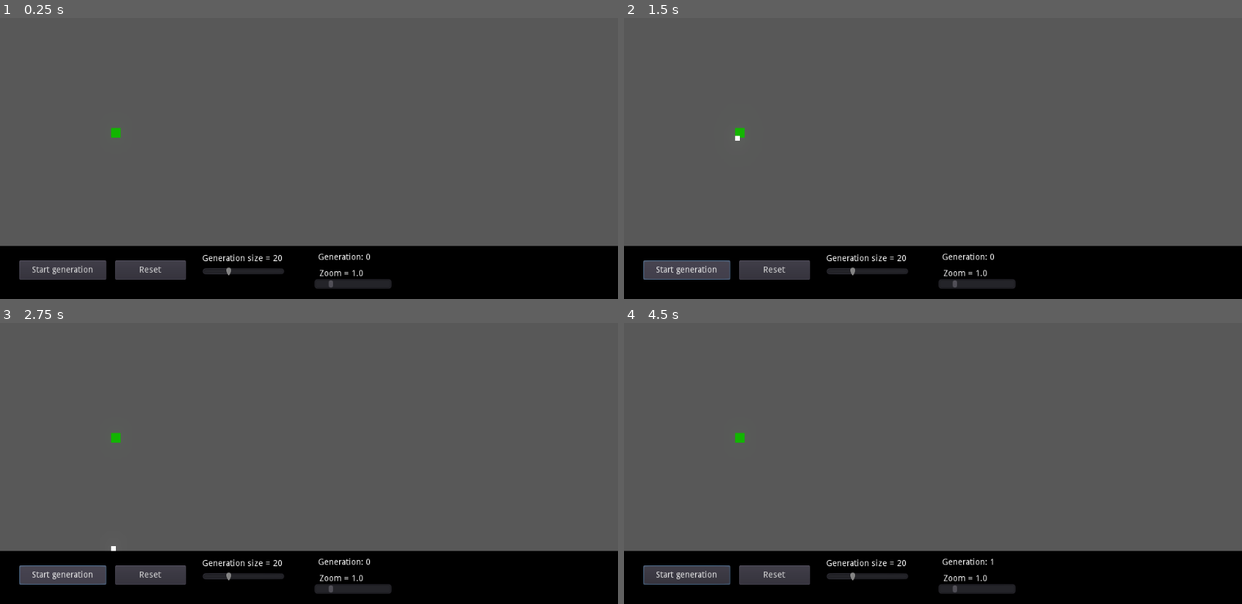
Above: before the commit, frames 1-4 (two rows, left to right).
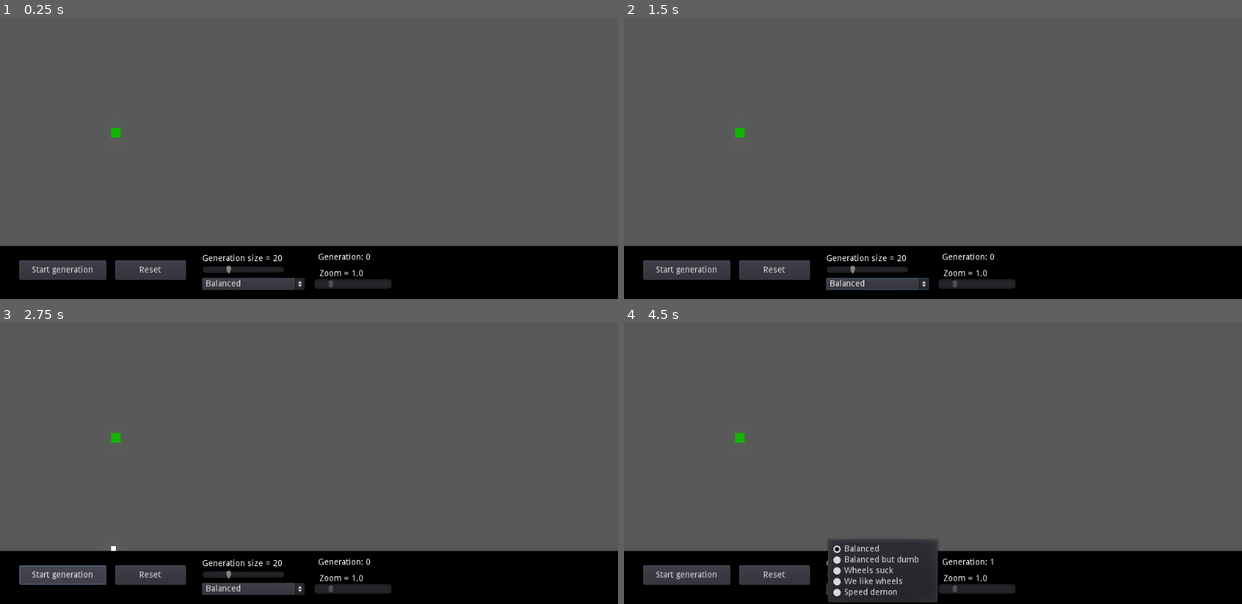
Above: after the commit, the same moments.

Repository: ron0studios/Evolving-Cars
Game: Godot game, scene res://game.tscn
Same seed, same stepped clock (60 frames per second), same inputs: the game is played once before the commit and once after it.
Inputs (mouse positions are in pixels of both pictures, inside the frame that each line leads up to):
- Up to frame 1 (0.25 s): no input
- Up to frame 2 (1.5 s): click (877, 284) at 0.5 s, where only the run after the commit has a clickable "Balanced"; click "Start generation" at 1.25 s
- Up to frame 3 (2.75 s): click "Start generation" at 2 s
- Up to frame 4 (4.5 s): click (877, 589) at 2.75 s, where only the run after the commit has a clickable "Balanced"; click "Start generation" at 3.5 s; click (877, 589) at 4.25 s, where only the run after the commit has a clickable "Balanced"

The runs differ from the first frame. In frame 1, 0.8% of the frame differs, in the area x 32-50%, y 88-97%; in frame 2, 1.0%; in frame 3, 0.8%; in frame 4, 3.8%, in the area x 3-51%, y 76-100%.
Error before the commit: Invalid operands 'Nil' and 'float' in operator '/'. (res://Genetic.gd:146)

Commit message:
Fitness options button

Diff:
--- a/Genetic.gd
+++ b/Genetic.gd
@@ -8,6 +8,7 @@
 var generations = []
 var genfitness = []
 var gensize = 20 # size per generation
+var fitness_id = 0
 
 
 func randomgen():# generates a completely random first generation
@@ -143,11 +144,17 @@
 func fitness(distance, wheelsum, lifetime):
 	var endpoint = get_tree().get_root().get_node("game/end").rect_global_position.x
 
-	return (distance/endpoint) - (lifetime/40) - (wheelsum/8)
-	#return pow(distance,3)-pow(wheelsum*10,2)-pow(lifetime*90,3) # all factors
-	#return pow(distance,3)-pow(lifetime*90,3) # we dont care about wheels
-	#return pow(wheelsum,2) # we like wheels
-	#return -lifetime # we only care about speed
+	match fitness_id:
+		0:
+			return (distance/endpoint) - (lifetime/40) - (wheelsum/8) # all factors
+		1:
+			return pow(distance,3)-pow(wheelsum*10,2)-pow(lifetime*90,3) # all factors but bad
+		2:
+			return pow(distance,3)-pow(lifetime*90,3) # we dont care about wheels
+		3:
+			return wheelsum # we like wheels
+		4:
+			return -lifetime # we only care about speed
 
 
 func _enter_tree():
--- a/game.gd
+++ b/game.gd
@@ -6,6 +6,13 @@
 
 func _ready():
 	Engine.time_scale = 3
+
+	# WHY ARE OPTION BUTTONS BROKEY
+	$HUD/FitnessButton.add_item("Balanced", 0)
+	$HUD/FitnessButton.add_item("Balanced but dumb", 1)
+	$HUD/FitnessButton.add_item("Wheels suck", 3)
+	$HUD/FitnessButton.add_item("We like wheels", 2)
+	$HUD/FitnessButton.add_item("Speed demon", 4)
 
 func _physics_process(_delta):
 	# num cars that have finished
@@ -74,3 +81,7 @@
 		i.queue_free()
 
 	$HUD/GenLabel.text = "Generation: " + str(genpassed)
+
+
+func _on_FitnessButton_item_selected(index):
+	Genetic.fitness_id = index
--- a/game.tscn
+++ b/game.tscn
@@ -82,9 +82,9 @@
 
 [node name="GenSizeSlider" type="HSlider" parent="HUD"]
 margin_left = 336.0
-margin_top = 546.0
+margin_top = 543.0
 margin_right = 471.0
-margin_bottom = 562.0
+margin_bottom = 559.0
 min_value = 7.0
 max_value = 50.0
 value = 20.0
@@ -133,6 +133,15 @@
 "_edit_use_anchors_": false
 }
 
+[node name="FitnessButton" type="OptionButton" parent="HUD"]
+margin_left = 335.0
+margin_top = 565.0
+margin_right = 505.0
+margin_bottom = 585.0
+__meta__ = {
+"_edit_use_anchors_": false
+}
+
 [node name="cars" type="Node2D" parent="."]
 
 [node name="cam" type="Camera2D" parent="."]
@@ -144,3 +153,4 @@
 [connection signal="pressed" from="HUD/ResetButton" to="." method="_on_ResetButton_pressed"]
 [connection signal="value_changed" from="HUD/GenSizeSlider" to="." method="_on_GenSizeSlider_value_changed"]
 [connection signal="value_changed" from="HUD/HScrollBar" to="." method="_on_HScrollBar_value_changed"]
+[connection signal="item_selected" from="HUD/FitnessButton" to="." method="_on_FitnessButton_item_selected"]
